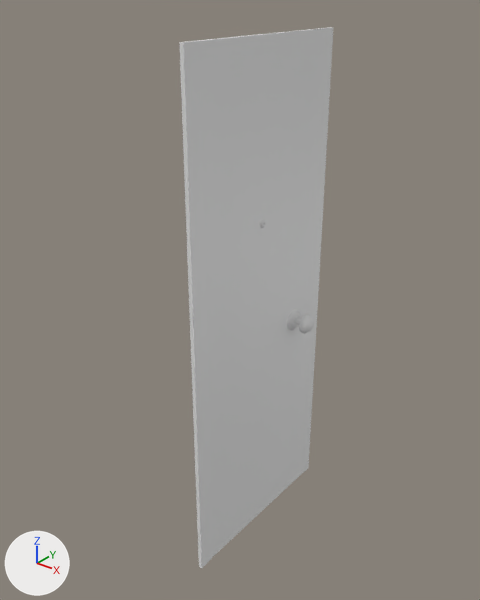
The FBX model Source/SmallProps/EXPORTS/Door.FBX as it was, and as the next commit left it.
The view is the same before and after, from a 50 mm lens placed at (1.77, -2.23, 2.71), pointed at (0.0, -0.01, 1.33). Arrows for +X, +Y and +Z are at lower left; the lights stay in place.

In view in the first picture: 'Deur', 'deurklink'.
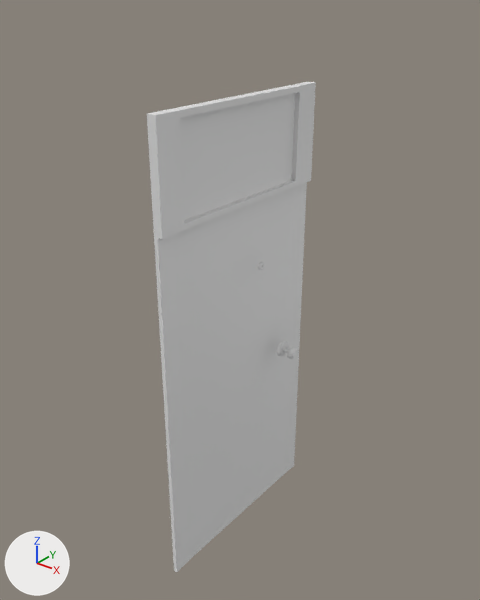
Location of each change, (x1, y1, x2, y2) in pixels of the pictures (480 x 600 px):
'Deur', reshaped, moved, rescaled (10% wider, 9% shorter)
    before: (179, 27, 333, 568)
    after: (147, 82, 316, 572)
'deurklink', moved, rescaled (21% narrower, 27% shorter)
    before: (287, 309, 314, 334)
    after: (277, 341, 298, 359)
part 1 of me_mesh, built on
    before: (179, 28, 333, 568)
    after: (147, 82, 316, 572)

What the commit changed:
me_mesh is used by ob_deur; location (0.076, 0.074, 2.207); scale (0.01, 0.01, 0.01).
me_mesh had 24 vertices, 19 faces and spanned x -1.0..1.0, y -50.0..48.0, z -221.0..30.0.
me_mesh now has 40 vertices, 35 faces and spans x -1.0..3.0, y -50.0..48.0, z -221.0..30.0.
Part 1, on me_mesh:
3 faces are deleted.
3 vertices in x 1.0, y -50.0..39.0, z -1.0 move by (0.0, 0.0, -21.0).
1 vertex moves from x 1.0, y 48.0, z 0.0 to x 1.0, y 48.0, z -22.0.
16 vertices are added at x 1.0..3.0, y -50.0..48.0, z -22.0..30.0.
19 new faces join them.
Object 'deurklink' (ob_deurklink) moves from (0.081, 0.332, 1.116) to (0.081, 0.248, 0.981).
Object 'deurklink' (ob_deurklink) is rescaled from (0.01, 0.01, 0.01) to (0.00674, 0.00791, 0.00747).
Object 'Deur' (ob_deur) moves from (0.076, 0.074, 2.207) to (0.0, 0.0, 2.0).
Object 'Deur' (ob_deur) is rescaled from (0.01, 0.01, 0.01) to (0.01, 0.0106, 0.00902).
